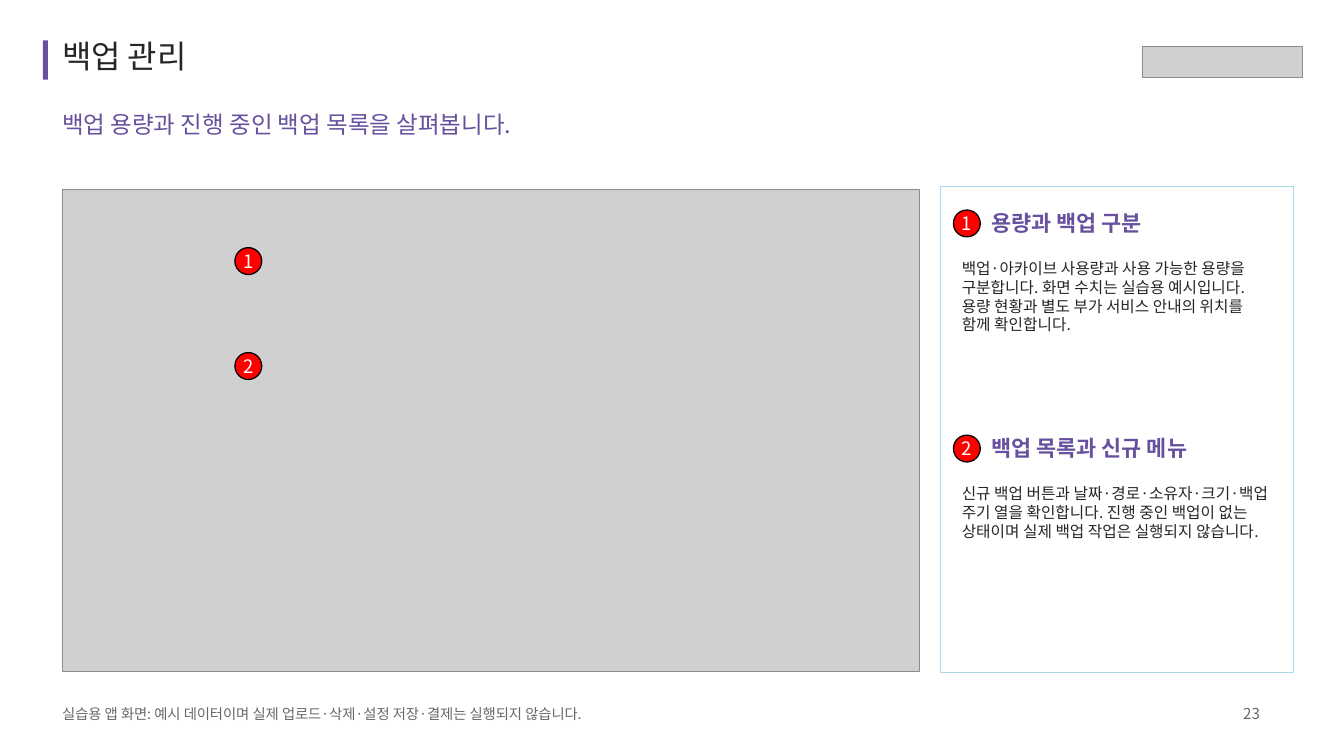
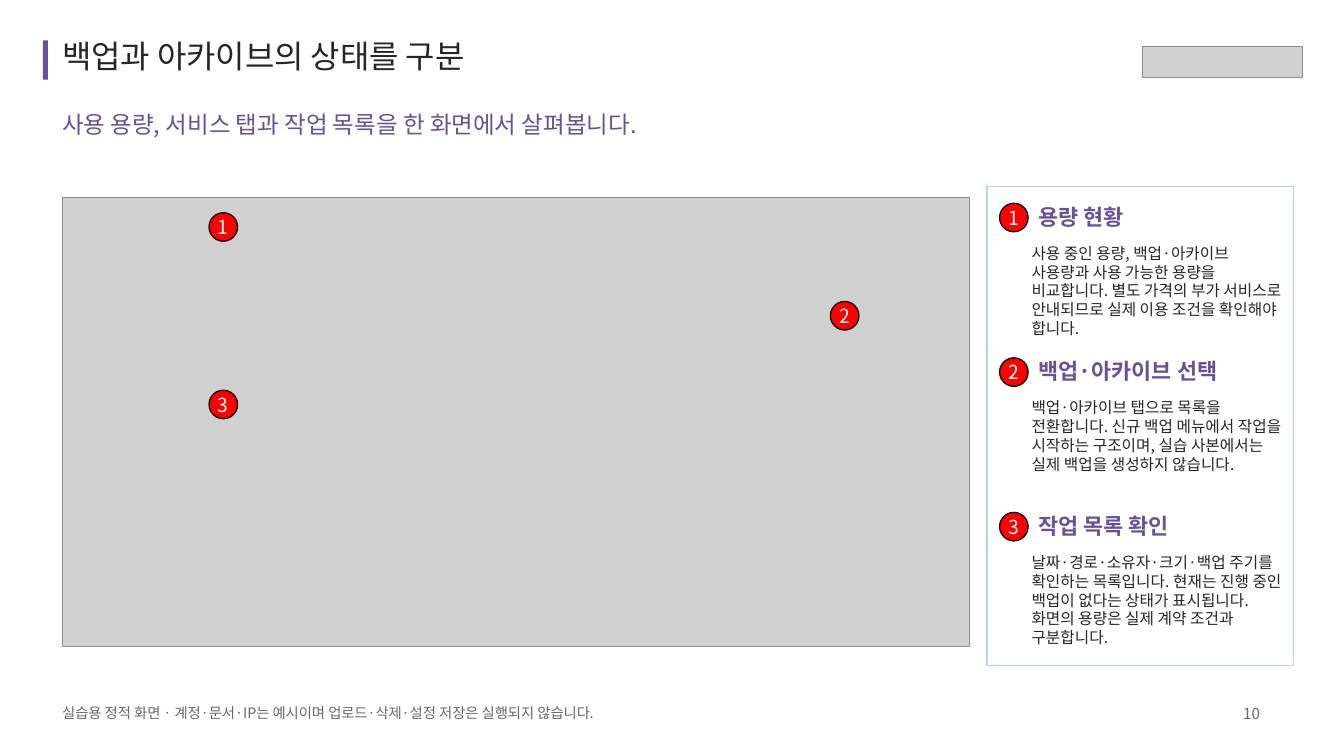
Before and after one commit to acmexii/cloudikehome, a slide deck: slide 10 of docs/cloudike-app-features.pptx (slide 23 before the commit). Drawn at 1344x756 pixels with LibreOffice and Linux fonts; fonts in the diff are those of the drawing; grey boxes stand for pictures. Boxes give left, top, right and bottom in pixels: in the first picture for what was removed or moved away, otherwise in the second. Text is boxed around its words. In the diff, an @@ line names an element or a change of style, - is before the commit and + after.

```diff
--- a/docs/cloudike-app-features.pptx
+++ b/docs/cloudike-app-features.pptx
@@ text at (x1=62, y1=41, x2=465, y2=71): text changed @@
-백업 관리
+백업과 아카이브의 상태를 구분
@@ text at (x1=62, y1=113, x2=637, y2=137): text changed @@
-백업 용량과 진행 중인 백업 목록을 살펴봅니다.
+사용 용량, 서비스 탭과 작업 목록을 한 화면에서 살펴봅니다.
@@ picture resized from (x1=62, y1=189, x2=918, y2=672) to (x1=62, y1=198, x2=969, y2=647) @@
@@ rectangle resized from (x1=941, y1=186, x2=1294, y2=672) to (x1=987, y1=186, x2=1293, y2=665) @@
@@ rectangle at (x1=987, y1=186, x2=1293, y2=665): outline #AED8EC 0.75 pt to #AED8EC 1.13 pt @@
@@ ellipse "1" moved from (x1=953, y1=210, x2=980, y2=236) to (x1=1000, y1=203, x2=1028, y2=231) @@
@@ text at (x1=1038, y1=206, x2=1123, y2=227): text changed @@
-용량과 백업 구분
+용량 현황
@@ ellipse "1" moved from (x1=235, y1=248, x2=261, y2=274) to (x1=209, y1=213, x2=237, y2=241) @@
@@ text at (x1=1032, y1=246, x2=1281, y2=336): text changed @@
-백업·아카이브 사용량과 사용 가능한 용량을 구분합니다. 화면 수치는 실습용 예시입니다. 용량 현황과 별도 부가 서비스 안내의 위치를 함께 확인합니다.
+사용 중인 용량, 백업·아카이브 사용량과 사용 가능한 용량을 비교합니다. 별도 가격의 부가 서비스로 안내되므로 실제 이용 조건을 확인해야 합니다.
@@ size 16.5 to 17.2 pt in 4 elements at (x1=1000, y1=203, x2=1028, y2=231), (x1=209, y1=213, x2=237, y2=241), (x1=1000, y1=358, x2=1028, y2=386), (x1=830, y1=302, x2=859, y2=330) @@
@@ ellipse "2" moved from (x1=235, y1=352, x2=261, y2=379) to (x1=830, y1=302, x2=859, y2=330) @@
@@ ellipse "2" moved from (x1=953, y1=435, x2=980, y2=462) to (x1=1000, y1=358, x2=1028, y2=386) @@
@@ text added at (x1=1038, y1=360, x2=1217, y2=381), 19.5 pt, text #67519E, bold @@
+백업·아카이브 선택
@@ ellipse added at (x1=209, y1=390, x2=237, y2=418), fill #FF0000, outline #000000 1.13 pt, 17.2 pt, text #FFFFFF @@
+3
@@ text added at (x1=1032, y1=400, x2=1281, y2=472), 14 pt, text #262626 @@
+백업·아카이브 탭으로 목록을 전환합니다. 신규 백업 메뉴에서 작업을 시작하는 구조이며, 실습 사본에서는 실제 백업을 생성하지 않습니다.
@@ ellipse added at (x1=1000, y1=512, x2=1028, y2=540), fill #FF0000, outline #000000 1.13 pt, 17.2 pt, text #FFFFFF @@
+3
@@ text at (x1=1038, y1=515, x2=1169, y2=536): text changed @@
-백업 목록과 신규 메뉴
+작업 목록 확인
@@ text at (x1=1032, y1=555, x2=1282, y2=645): text changed @@
-신규 백업 버튼과 날짜·경로·소유자·크기·백업 주기 열을 확인합니다. 진행 중인 백업이 없는 상태이며 실제 백업 작업은 실행되지 않습니다.
+날짜·경로·소유자·크기·백업 주기를 확인하는 목록입니다. 현재는 진행 중인 백업이 없다는 상태가 표시됩니다. 화면의 용량은 실제 계약 조건과 구분합니다.
@@ text at (x1=62, y1=706, x2=593, y2=719): text changed @@
-실습용 앱 화면: 예시 데이터이며 실제 업로드·삭제·설정 저장·결제는 실행되지 않습니다.
+실습용 정적 화면 · 계정·문서·IP는 예시이며 업로드·삭제·설정 저장은 실행되지 않습니다.
@@ text at (x1=1243, y1=708, x2=1260, y2=719): text changed @@
-23
+10
```
Also in this commit, not shown: 10 other slides changed, 1 slide added, 17 slides removed, 17 other files.
